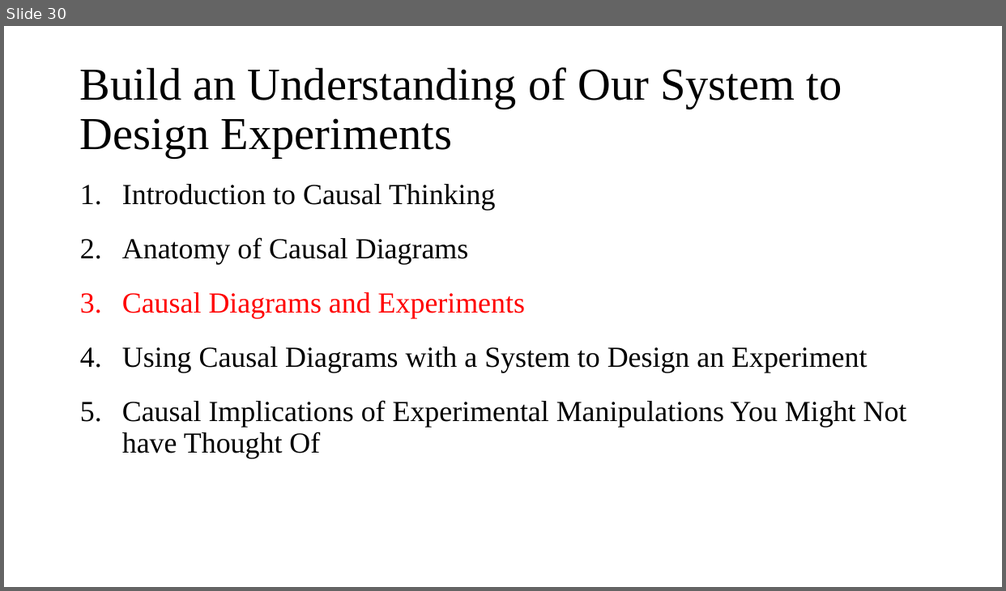
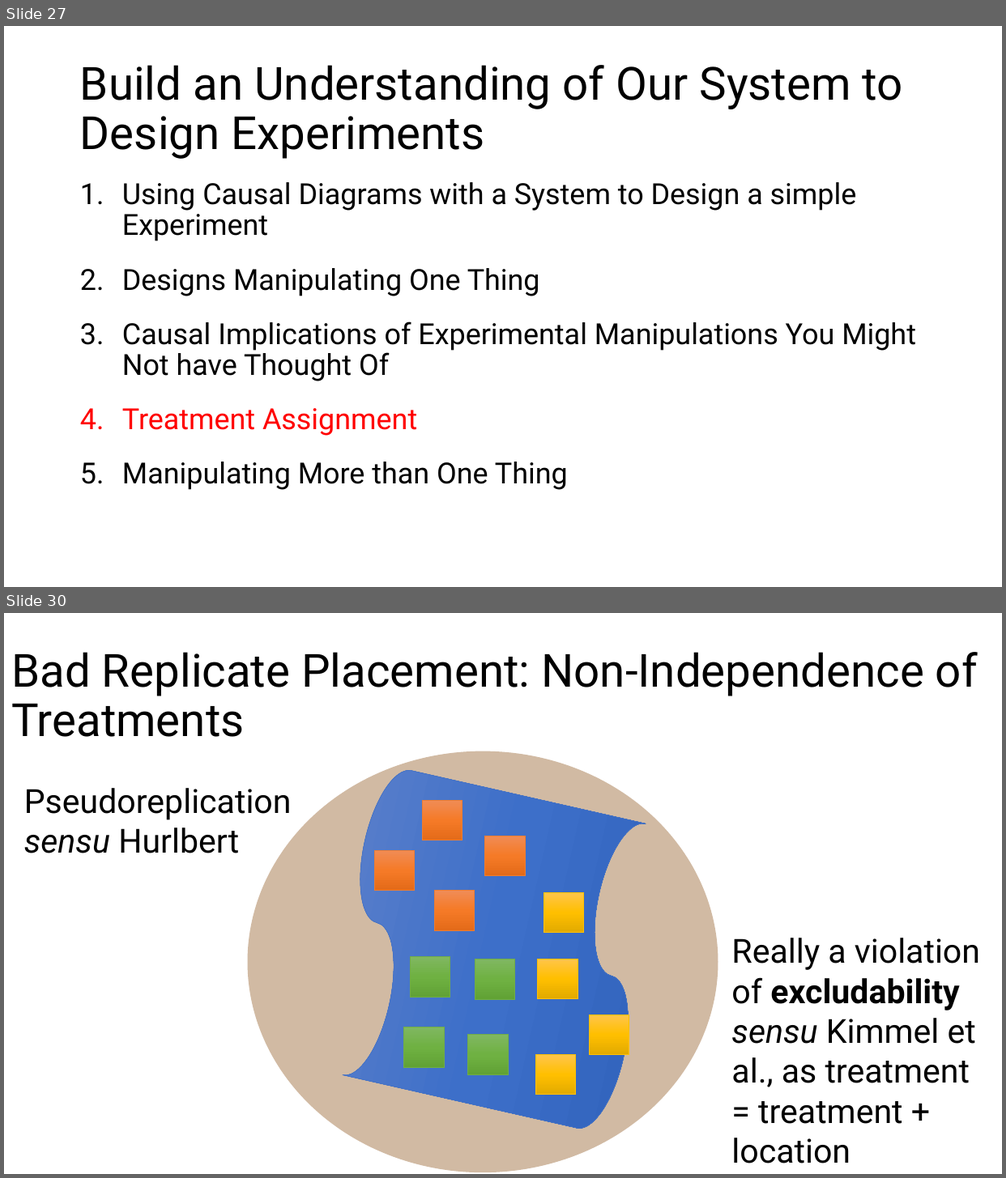
Before and after one commit to biol607/biol607.github.io, a slide deck: lectures/causality_experiments.pptx. Shown one above the other, each under a label of ours: slide 30 before the commit, slides 27 and 30 after it; the slides between them are not shown. The pictures are 1006x591 and 1006x1178 pixels, drawn with LibreOffice and Linux fonts; fonts in the diff are those of the drawing. Boxes give left, top, right and bottom in pixels: in the first picture for what was removed or moved away, otherwise in the second. Text is boxed around its words. In the diff, an @@ line names an element or a change of style, - is before the commit and + after.

Commit message:
Updating expt design lecture

```diff
--- a/lectures/causality_experiments.pptx
+++ b/lectures/causality_experiments.pptx
@@ slide 30 added at box(4, 613, 1002, 1174), background #FFFFFF @@
@@ title added at box(11, 652, 978, 737), 44 pt, text #000000 @@
+Bad Replicate Placement: Non-Independence of Treatments
@@ ellipse added at box(247, 752, 718, 1173), fill #996633 at 45% opacity @@
@@ flow chart punched tape added at box(313, 764, 675, 1135), fill gradient #6183CB to #3E70CA to #3062BB, outline #4472C4 0.5 pt @@
@@ text added at box(24, 788, 292, 854), 32 pt, text #000000 @@
+Pseudoreplication sensu Hurlbert
@@ rectangle added at box(423, 800, 462, 840), fill gradient #F18C57 to #F67B28 to #E56C19, outline #ED7D31 0.5 pt @@
@@ rectangle added at box(374, 850, 414, 890), fill gradient #F18C57 to #F67B28 to #E56C19, outline #ED7D31 0.5 pt @@
@@ rectangle added at box(484, 836, 524, 875), fill gradient #F18C57 to #F67B28 to #E56C19, outline #ED7D31 0.5 pt @@
@@ rectangle added at box(434, 891, 474, 931), fill gradient #F18C57 to #F67B28 to #E56C19, outline #ED7D31 0.5 pt @@
@@ rectangle added at box(543, 893, 583, 933), fill gradient #FFC64B to #FFC000 to #E3AB00, outline #FFC000 0.5 pt @@
@@ text added at box(731, 938, 980, 1164), 32 pt, text #000000 @@
+Really a violation of excludability sensu Kimmel et al., as treatment = treatment + location
@@ rectangle added at box(410, 957, 450, 997), fill gradient #81B861 to #6FB242 to #62A336, outline #70AD47 0.5 pt @@
@@ rectangle added at box(475, 960, 514, 999), fill gradient #81B861 to #6FB242 to #62A336, outline #70AD47 0.5 pt @@
@@ rectangle added at box(538, 959, 577, 999), fill gradient #FFC64B to #FFC000 to #E3AB00, outline #FFC000 0.5 pt @@
@@ rectangle added at box(590, 1015, 629, 1054), fill gradient #FFC64B to #FFC000 to #E3AB00, outline #FFC000 0.5 pt @@
@@ rectangle added at box(404, 1028, 444, 1067), fill gradient #81B861 to #6FB242 to #62A336, outline #70AD47 0.5 pt @@
@@ rectangle added at box(468, 1035, 508, 1075), fill gradient #81B861 to #6FB242 to #62A336, outline #70AD47 0.5 pt @@
@@ rectangle added at box(535, 1054, 575, 1094), fill gradient #FFC64B to #FFC000 to #E3AB00, outline #FFC000 0.5 pt @@
@@ what was slide 30 is now slide 27 @@
@@ slide 27 changed as well @@
@@ title "Build an Understanding of Our ..." at box(80, 65, 903, 159): font Times New Roman to Roboto @@
@@ text at box(122, 182, 857, 297): text changed; font Times New Roman to Roboto @@
-1. Introduction to Causal Thinking
-2. Anatomy of Causal Diagrams
-3. Causal Diagrams and Experiments
-4. Using Causal Diagrams with a System to Design an Experiment
+1. Using Causal Diagrams with a System to Design a simple Experiment
+2. Designs Manipulating One Thing
@@ text at box(122, 322, 916, 382): font Times New Roman to Roboto in "Causal Implications of Experimental Manipulations You Might ..." @@
@@ text at box(122, 408, 568, 490): paragraphs added @@
+4. Treatment Assignment
+5. Manipulating More than One Thing
```
Also in this commit, not shown: 21 other slides changed, 24 other slides added, 30 slides removed.
